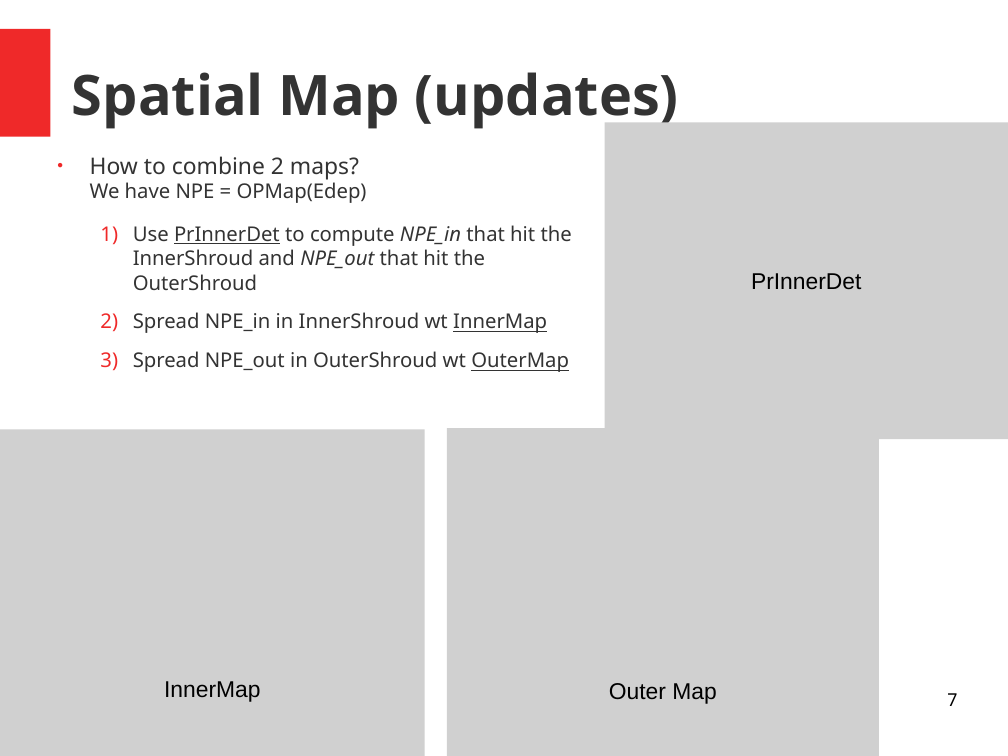
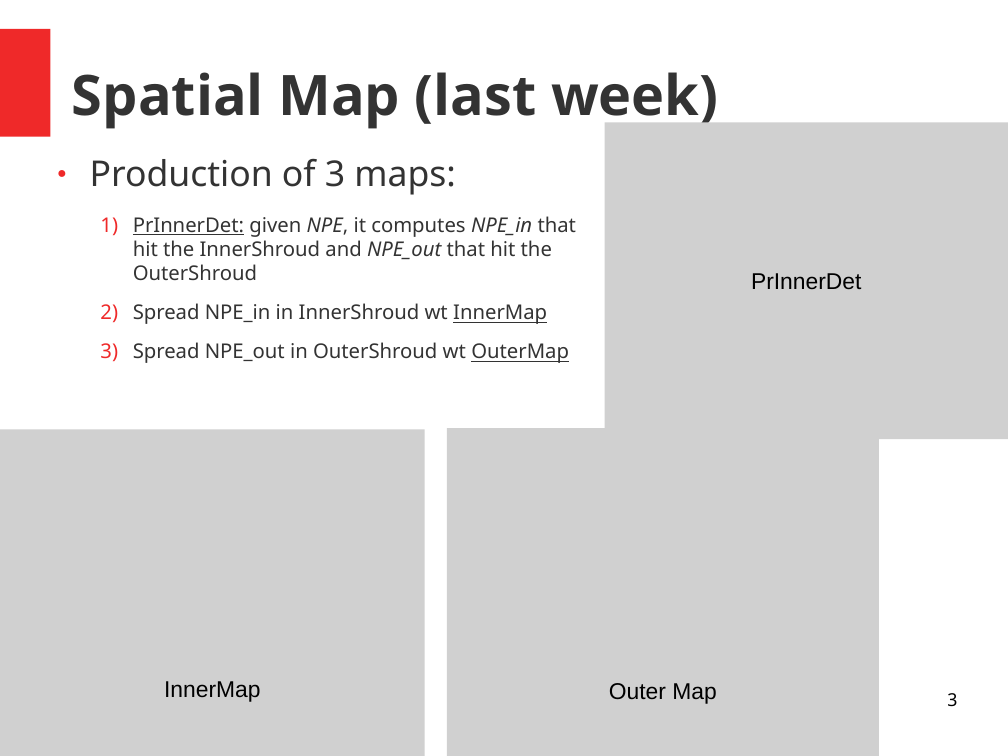
Before and after one commit to luigiberducci/ML4NP, a slide deck: slide 3 of Docs/meeting_ml4np_14lug2020.odp (slide 7 before the commit). Drawn at 1008x756 pixels with LibreOffice and Linux fonts; fonts in the diff are those of the drawing; grey boxes stand for pictures. Boxes give left, top, right and bottom in pixels: in the first picture for what was removed or moved away, otherwise in the second. Text is boxed around its words. In the diff, an @@ line names an element or a change of style, - is before the commit and + after.

```diff
--- a/Docs/meeting_ml4np_14lug2020.odp
+++ b/Docs/meeting_ml4np_14lug2020.odp
@@ title at (72,72,718,130): text changed @@
-Spatial Map (updates)
+Spatial Map (last week)
@@ text at (90,159,577,280): text changed @@
-● How to combine 2 maps?
-  We have NPE = OPMap(Edep)
-  1) Use PrInnerDet to compute NPE_in that hit the InnerShroud and NPE_out that hit the OuterShroud
+● Production of 3 maps:
+  1) PrInnerDet: given NPE, it computes NPE_in that hit the InnerShroud and NPE_out that hit the OuterShroud
@@ page number at (947,693,957,707): text changed @@
-7
+3
```
Also in this commit, not shown: 2 other slides changed, 7 slides added, 14 slides removed.
